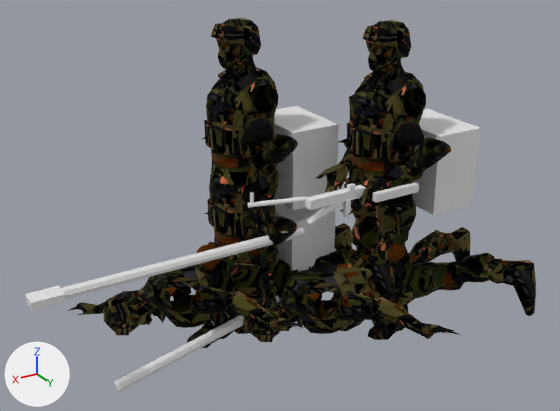
Before and after pictures for a commit that changed the glTF model art/meshes/yahalom_squad.glb.
One viewpoint serves both versions: a 50 mm camera at (2.21, 3.46, 2.48) aimed at (0.23, 0.17, 0.84). The lights are fixed; the arrows at lower left show +X, +Y and +Z. The first picture is the older version. Vertices at exactly the same position are counted once.

In view in the first picture: 'boot', 'face', 'metal', 'uniform', 'weapon', 'webbing'.
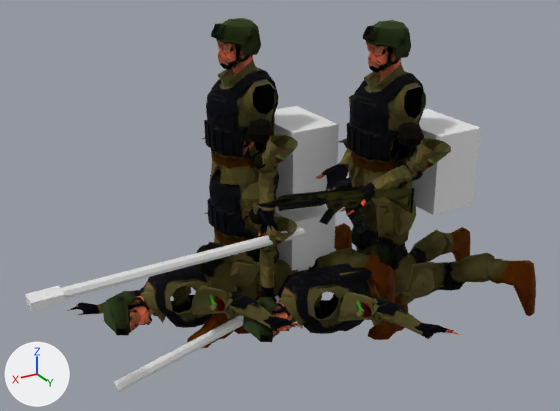
Boxes (x1, y1, x2, y2) around the edits, measured in the pictures (560 x 411 px):
```json
{"object": "weapon", "change": "reshaped, recoloured", "before": [248, 182, 419, 226], "after": [257, 179, 415, 234], "on screen": "8% narrower, 24% taller"}
{"part": 1, "of": "me_face", "change": "surface changed", "before": [214, 36, 388, 67], "after": [214, 36, 388, 67]}
{"part": 2, "of": "me_uniform", "change": "surface changed", "before": [67, 18, 536, 342], "after": [67, 18, 536, 342]}
{"part": 3, "of": "me_weapon", "change": "deleted", "before": [250, 192, 254, 204]}
{"part": 4, "of": "me_weapon", "change": "reshaped", "before": [248, 182, 419, 226], "after": [257, 179, 415, 234]}
```

Edits to the scene script, one JSON object a line:
```json
{"block": "me_face", "where": "me_face.from_pydata(...)  # 111 vertices, 183 faces; spans x -0.348..0.417, y -0.277..0.334, z 1.067..1.712"}
{"block": "me_face", "where": "# used by ob_face; location = (0.0, 0.0, 0.0)"}
{"block": "me_face", "change": "me_face part 1: texture (UV) coordinates of 183 of 183 faces, centred in x -0.318..0.408, y -0.272..0.324, z 1.09..1.699, changed; they spanned u 0.01..0.95, v 0.06..1.0 and now span u 0.0..0.47, v 0.06..1.0"}
{"block": "me_uniform", "where": "me_uniform.from_pydata(...)  # 6127 vertices, 10935 faces; spans x -1.29..1.23, y -0.64..1.05, z -0.02..1.78"}
{"block": "me_uniform", "where": "# used by ob_uniform; location = (0.0, 0.0, 0.0)"}
{"block": "me_uniform", "change": "me_uniform part 2: texture (UV) coordinates of 10920 of 10935 faces, centred in x -1.28..1.19, y -0.62..0.99, z -0.01..1.77, changed; they spanned u 0.0..1.0, v 0.0..1.0 and now span u 0.0..0.5, v 0.0..1.0"}
{"block": "me_weapon", "where": "# used by ob_weapon; location = (0.0, 0.0, 0.0)"}
{"op": "remove", "block": "me_weapon", "code": "me_weapon.from_pydata(...)  # 68 vertices, 108 faces; spans x -0.376..0.53, y 0.343..0.576, z 0.827..1.038"}
{"op": "add", "block": "me_weapon", "code": "me_weapon.from_pydata(...)  # 153 vertices, 315 faces; spans x -0.338..0.482, y 0.362..0.593, z 0.752..1.049"}
{"block": "me_weapon", "change": "me_weapon part 3: the loose piece of 8 vertices spanning x 0.501..0.515, y 0.354..0.368, z 0.983..1.038 is deleted"}
{"block": "me_weapon", "change": "me_weapon part 4"}
{"block": "me_weapon", "change": "60 vertices are removed from x -0.376..0.53, y 0.343..0.576, z 0.827..1.026"}
{"block": "me_weapon", "change": "96 faces are deleted"}
{"block": "me_weapon", "change": "153 vertices are added at x -0.338..0.482, y 0.362..0.593, z 0.752..1.049"}
{"block": "me_weapon", "change": "315 new faces join them"}
{"op": "add", "block": "me_weapon", "code": "me_weapon.materials.append(mat_bakedmaterial)  # picture img_base_color"}
```
